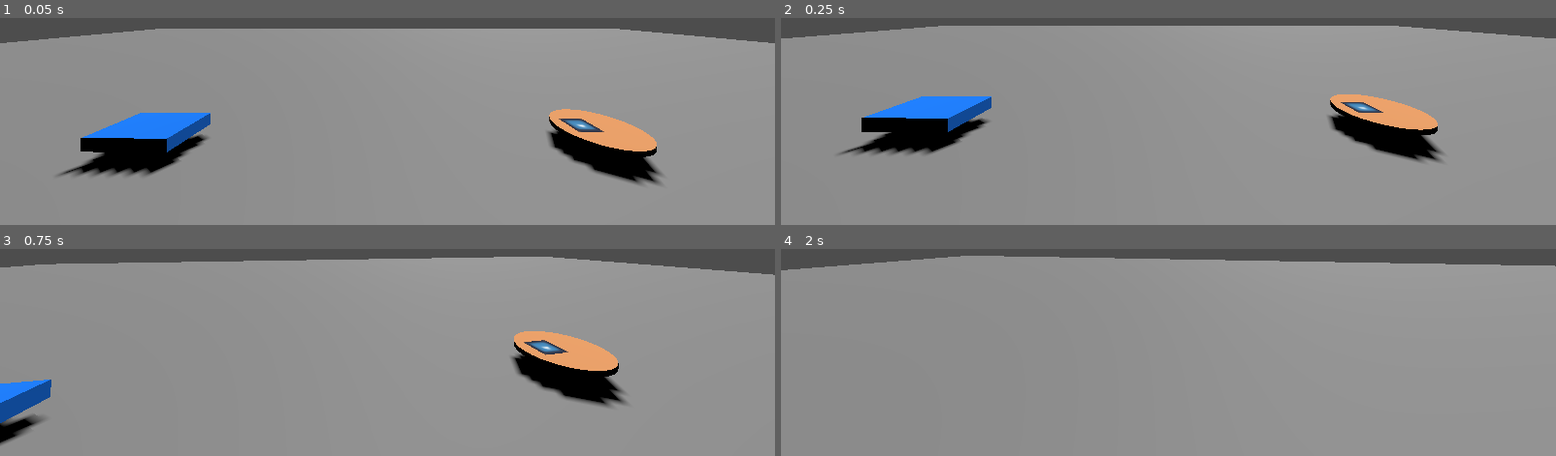
Above: before the commit, frames 1-4 (two rows, left to right).
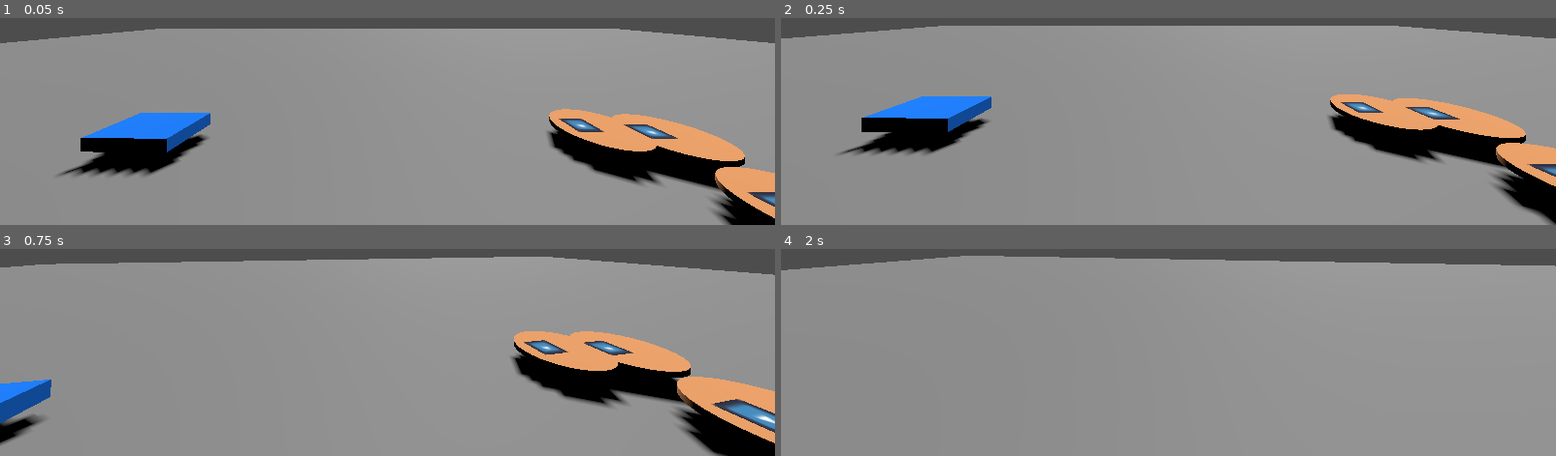
Above: after the commit, the same moments.

Repository: AKM372/STAR-Scholars-Project-2026
Game: Godot game, scene res://world.tscn
Same seed, same stepped clock (60 frames per second), same inputs: the game is played once before the commit and once after it. The engine's default icon, where the game draws it, is replaced by a stand-in: a white triangle on a blue panel in a dark square.
Inputs (mouse positions are in pixels of both pictures, inside the frame that each line leads up to):
- Up to frame 1 (0.05 s): no input
- Up to frame 2 (0.25 s): no input
- Up to frame 3 (0.75 s): tap Enter at 0.5 s; move the mouse to (outside the picture) at 0.52 s; press the mouse at (outside the picture) at 0.53 s; hold Up (forward) from 0.53 s (still down)
- Up to frame 4 (2 s): keep holding Up (forward); tap Space (jump) at 0.77, 1.52 s; move the mouse to (outside the picture) at 1.27 s; release the mouse at (outside the picture) at 1.28 s; tap F (interact) at 1.35 s; click (outside the picture) at 1.55 s

The runs differ from the first frame. In frame 1, 5.0% of the frame differs, in the area x 78-100%, y 46-100%; in frame 2, 5.1%; in frame 3, 6.8%, in the area x 73-100%, y 39-100%; in frame 4, nothing differs.

Commit message:
Randi experiments
I am attempting to make the "correct" mechanics only happen on a random chance based system so that it feels unfair to play. I am randomly generating a float, and i am trying to make the dirt only get cleaned 50% of the time. currently, it runs too often (since it's in the _process function) so the 50% runs and there's a much higher chance that the favorable 50% will run at least once, causing the dirt to dissapear, so i will need to make that work. i also plan to use this randint system to randomly "float" the plates out of reach for a few moments, but am unsure how to implement the random point range that is the correct distance away (calculate the points on the radius where the sponge doesn't reach?)

Diff:
--- a/plate_script.gd
+++ b/plate_script.gd
@@ -23,7 +23,6 @@
 	selected = self == object
 
 func _process(_delta):
-	print("touching: ", sponge_touching, " scrubbing: ", player.scrubbing, " dirt visible: ", DirtSprite.visible)
 	#checks to see if the plate is being held
 	var held = (player.pickedObject == self)
 
@@ -32,9 +31,14 @@
 	collision_shape_3d.disabled = held
 
 	if sponge_touching and player.scrubbing and DirtSprite.visible:
-		print('cleaning the dirt')
-		DirtSprite.visible = false
-		DirtCollision.disabled = true
+		var random_float = randf()
+
+		if random_float < 0.5:
+			print('cleaning the dirt')
+			DirtSprite.visible = false
+			DirtCollision.disabled = true
+		else:
+			print('ha')
 
 	if held:
 		return
@@ -47,10 +51,8 @@
 #makes the dirt dissapear on sponge interaction!!
 func _on_area_3d_area_entered(area: Area3D) -> void:
 	if area.get_parent().is_in_group('sponge'):
-		print('area entered')
 		sponge_touching = true
 
 func _on_area_3d_area_exited(area: Area3D) -> void:
 	if area.get_parent().is_in_group('sponge'):
-		print('area exited')
 		sponge_touching = false
--- a/player.gd
+++ b/player.gd
@@ -85,6 +85,20 @@
 		velocity.z = move_toward(velocity.z, 0, speed)
 	move_and_slide()
 
+	var random_float = randf()
+
+	if random_float < 0.8:
+		# 80% chance of being returned.
+		pass
+	elif random_float < 0.95:
+		# 15% chance of being returned.
+		pass
+	else:
+		# 5% chance of being returned.
+		pass
+
+
+
 func pick_up_object(object):
 	#sponge vs plate pickup mechanics! makes the physics not glitch out (in the wrong ways!)
 	if object.is_in_group('sponge'):
--- a/world.tscn
+++ b/world.tscn
@@ -28,7 +28,13 @@
 [node name="Plate" parent="." instance=ExtResource("4_036b0")]
 transform = Transform3D(1, 0, 0, 0, 1, 0, 0, 0, 1, 2.726321, 0, -2.9065943)
 
+[node name="Plate3" parent="." instance=ExtResource("4_036b0")]
+transform = Transform3D(1, 0, 0, 0, 1, 0, 0, 0, 1, 3.4633234, 0.51171327, -2.7513573)
+
 [node name="player" parent="." instance=ExtResource("2_tlwt5")]
 
 [node name="sponge" parent="." instance=ExtResource("3_aqk2v")]
 transform = Transform3D(-0.007853948, 0, -0.9999692, 0, 1, 0, 0.9999692, 0, -0.007853948, -3.0273283, 0, -2.8755882)
+
+[node name="Plate2" parent="." instance=ExtResource("4_036b0")]
+transform = Transform3D(1, 0, 0, 0, 1, 0, 0, 0, 1, 3.346166, 0, -1.6726775)
